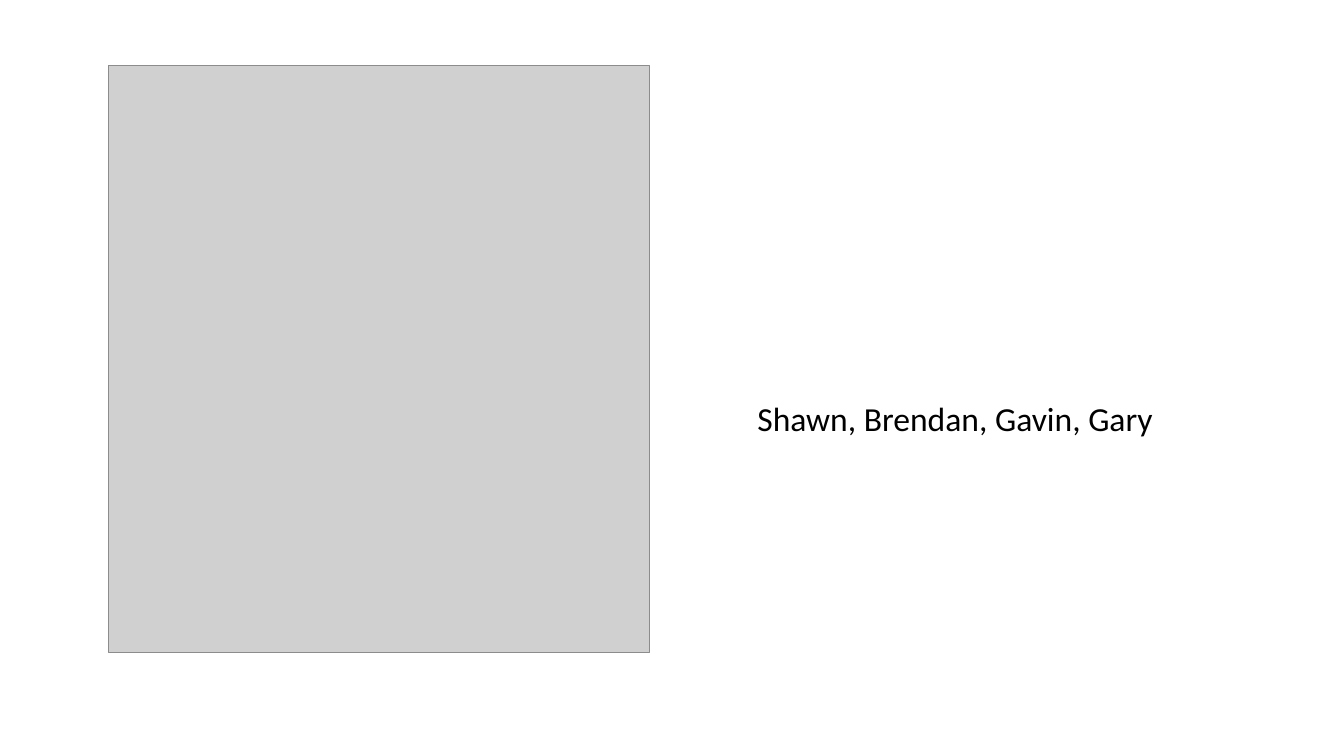
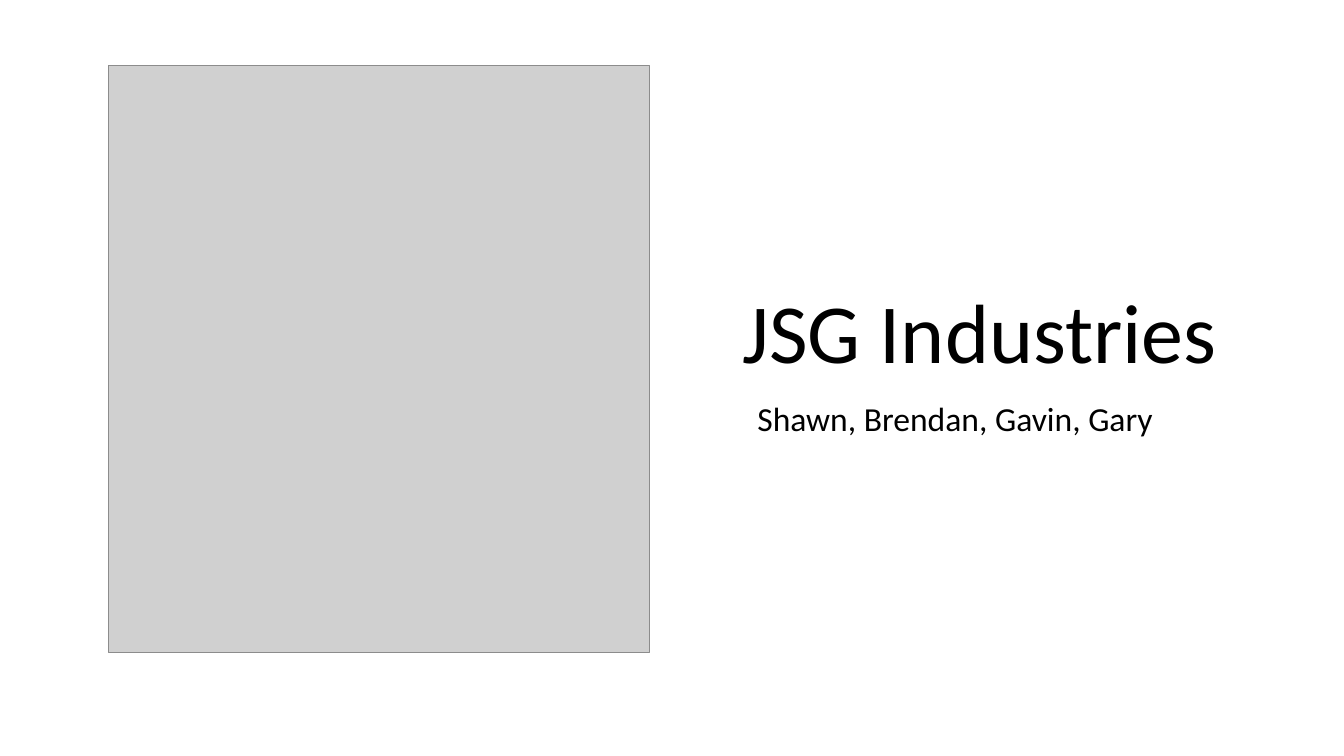
Before and after one commit to shawnjacobsen/hackOHIO-2020, a slide deck: slide 1 of hackOHIO-2020.pptx. Drawn at 1344x756 pixels with LibreOffice and Linux fonts; fonts in the diff are those of the drawing; grey boxes stand for pictures; background and template pictures are left out. Boxes give left, top, right and bottom in pixels: in the first picture for what was removed or moved away, otherwise in the second. Text is boxed around its words. In the diff, an @@ line names an element or a change of style, - is before the commit and + after.

```diff
--- a/hackOHIO-2020.pptx
+++ b/hackOHIO-2020.pptx
@@ title added at (x1=743, y1=304, x2=1216, y2=364), 60 pt, text #000000 @@
+JSG Industries
```
Also in this commit, not shown: 2 other files.
